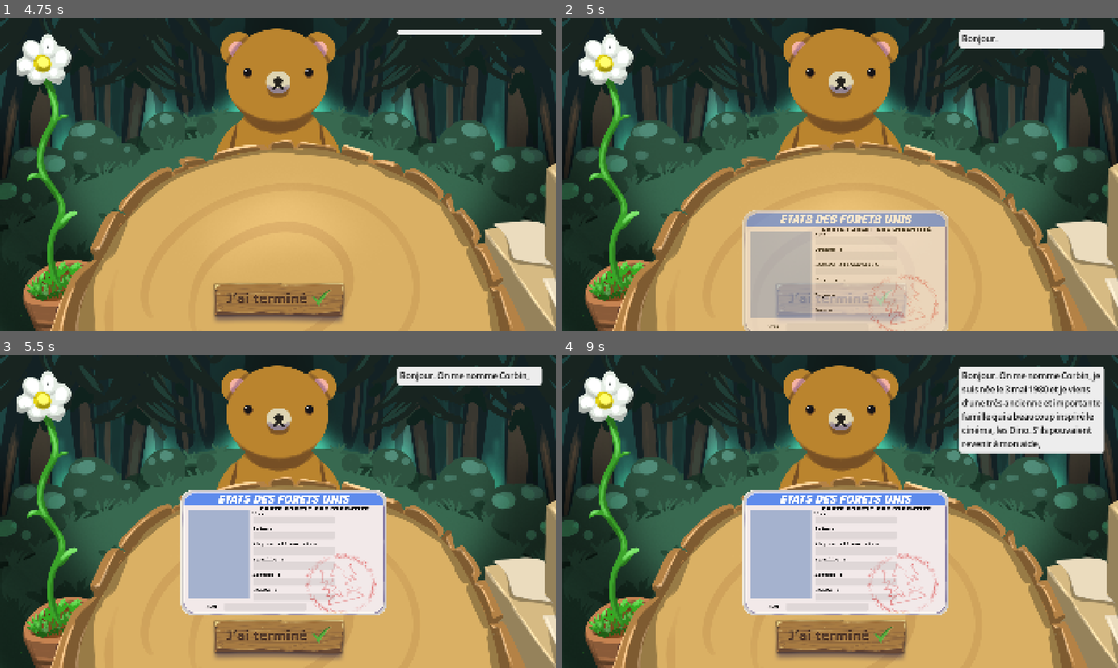
Above: before the commit, frames 1-4 (two rows, left to right).
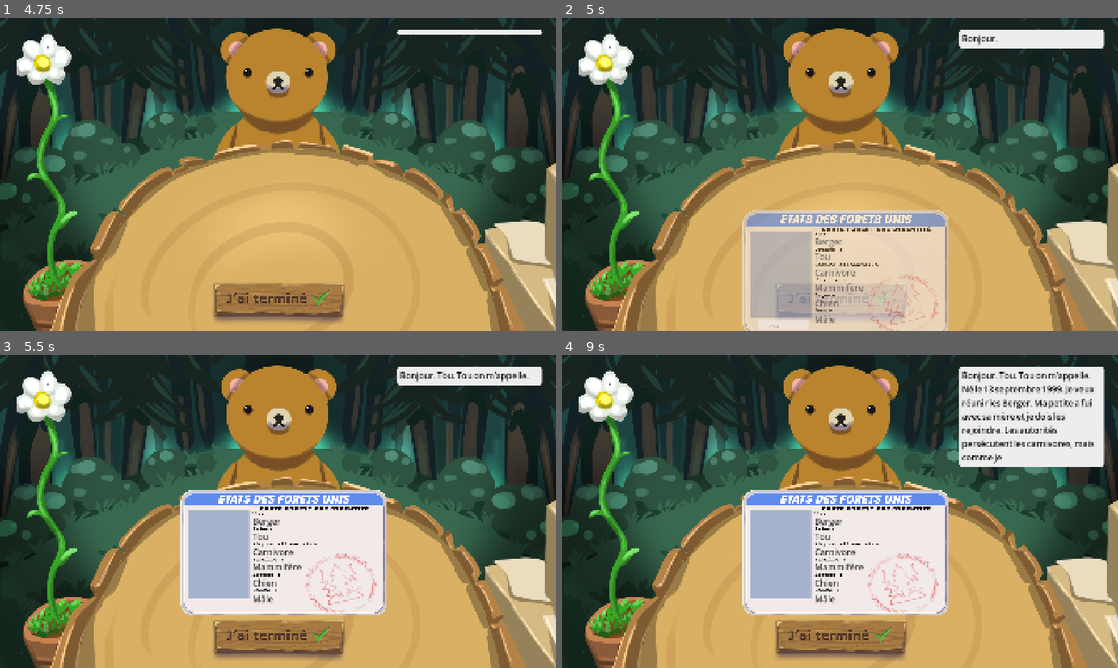
Above: after the commit, the same moments.

Repository: Acedyn/sgj-faux-cerf
Game: Godot game, scene res://contact/character_contact.tscn
Same seed, same stepped clock (60 frames per second), same inputs: the game is played once before the commit and once after it.
Inputs (mouse positions are in pixels of both pictures, inside the frame that each line leads up to):
- Up to frame 1 (4.75 s): click (278, 302) at 0.5 s; click (278, 302) at 1.25 s; click (278, 302) at 2 s; click (467, 302) at 2.75 s; tap Enter at 3.5 s; move the mouse to (400, 158) at 3.52 s; click (400, 158) at 3.67 s; drag from (166, 190) to (250, 237) at 4.27 s
- Up to frame 2 (5 s): no input
- Up to frame 3 (5.5 s): click "Bonjour." at 5 s
- Up to frame 4 (9 s): click (1006, 376) at 5.75 s, where only the run before the commit has a clickable "On"; click (1006, 376) at 6.5 s, where only the run after the commit has a clickable "Tou."; click (1017, 376) at 7.25 s, where only the run before the commit has a clickable "me"; click (973, 417) at 8 s, where only the run before the commit has a clickable "famille"; click (1029, 376) at 8.75 s, where only the run after the commit has a clickable "Tou"

Frame 1 is identical in both runs. In frame 2, 0.6% of the frame differs, in the area x 35-55%, y 70-100%; in frame 3, 0.6%; in frame 4, 3.5%, in the area x 37-98%, y 5-81%.

Commit message:
feat: transition to the new csv format

Diff:
--- a/contact/character_contact.tscn
+++ b/contact/character_contact.tscn
@@ -4,7 +4,7 @@
 [ext_resource type="Texture2D" uid="uid://bh0b3cqbv2gv1" path="res://contact/perso.png" id="1_lor1l"]
 [ext_resource type="Texture2D" uid="uid://bm0ba60efbyh7" path="res://contact/decor.png" id="1_q75l0"]
 [ext_resource type="PackedScene" uid="uid://c450qi8ssgmge" path="res://speech/character_speech.tscn" id="3_jj318"]
-[ext_resource type="PackedScene" uid="uid://d0j3ifdf50jax" path="res://levels/id_workbench.tscn" id="4_nw3mx"]
+[ext_resource type="PackedScene" uid="uid://d0j3ifdf50jax" path="res://levels/target_cni.tscn" id="4_nw3mx"]
 [ext_resource type="Theme" uid="uid://b1hrtwt8x08fy" path="res://speech/speech_theme.tres" id="5_nhl12"]
 [ext_resource type="Script" uid="uid://dg177okdt05xo" path="res://levels/level_manager.gd" id="7_nw3mx"]
 [ext_resource type="Texture2D" uid="uid://ckbuvei5dot36" path="res://levels/passed.png" id="8_we84g"]
@@ -247,6 +247,7 @@
 [sub_resource type="SystemFont" id="SystemFont_x1xsh"]
 font_names = PackedStringArray("Verdana")
 font_weight = 900
+subpixel_positioning = 0
 
 [sub_resource type="StyleBoxFlat" id="StyleBoxFlat_6t8y8"]
 bg_color = Color(0.6, 0.6, 0.6, 0)
@@ -685,6 +686,31 @@
 offset_bottom = 80.0
 theme_override_styles/panel = SubResource("StyleBoxFlat_qcico")
 
+[node name="ScoreContainer" type="MarginContainer" parent="Control/LevelManager/ResultContainer"]
+layout_mode = 1
+anchors_preset = 7
+anchor_left = 0.5
+anchor_top = 1.0
+anchor_right = 0.5
+anchor_bottom = 1.0
+offset_left = -961.5
+offset_top = -152.0
+offset_right = 961.5
+grow_horizontal = 2
+grow_vertical = 0
+size_flags_vertical = 8
+theme_override_constants/margin_top = 50
+theme_override_constants/margin_bottom = 50
+
+[node name="Label" type="Label" parent="Control/LevelManager/ResultContainer/ScoreContainer"]
+layout_mode = 2
+size_flags_vertical = 0
+theme_override_colors/font_color = Color(0, 1, 0.0705882, 1)
+theme_override_fonts/font = SubResource("SystemFont_x1xsh")
+theme_override_font_sizes/font_size = 42
+text = "Analyse en cours:"
+horizontal_alignment = 1
+
 [node name="ContinueButton" type="TextureButton" parent="Control/LevelManager/ResultContainer"]
 layout_mode = 1
 anchors_preset = 7
@@ -819,7 +845,7 @@
 grow_vertical = 2
 mouse_filter = 2
 
-[node name="IDTexture" parent="Control/LevelManager/DocumentContainer" instance=ExtResource("4_nw3mx")]
+[node name="DocumentTarget" parent="Control/LevelManager/DocumentContainer" instance=ExtResource("4_nw3mx")]
 layout_mode = 0
 offset_left = 623.0
 offset_top = 493.0
--- a/contact/manchette_container.gd
+++ b/contact/manchette_container.gd
@@ -6,7 +6,6 @@
 @onready var manchette_texture: TextureRect = $MarginContainer/TextureRect
 @onready var continue_button: TextureButton = $ContinueButton
 var manchettes: Array[Dictionary] = []
-var manchette_index: int = 0
 
 func _ready() -> void:
 	visible = false
@@ -31,7 +30,6 @@
 	await animation_player.animation_finished
 	await continue_button.pressed
 	await hide_manchette()
-	manchette_index += 1
 
 func hide_manchette():
 	animation_player.play("manchette_out")
--- a/contact/result_container.gd
+++ b/contact/result_container.gd
@@ -1,11 +1,15 @@
+class_name ResultContainer
+
 extends ColorRect
 
 @onready var animation_player: AnimationPlayer = $ResultPlayer
+@onready var score_label: Label = $ScoreContainer/Label
 
 func _ready() -> void:
 	visible = false
 
 func show_score(score: float):
+	score_label.text = str(int(score*100)) + "%"
 	visible = true
 	if score > 0.5:
 		animation_player.play("result_in_passed")
--- a/levels/document_checker.gd
+++ /dev/null
@@ -1,18 +0,0 @@
-class_name DocumentChecker
-
-extends Control
-
-@onready var zone_container: Control = $Zones
-
-func check_zones(words: Array[SpeechWord]):
-	var output = {}
-	for zone in zone_container.get_children():
-		output[str(zone.name)] = ""
-		var match_overlap = Rect2()
-		for word in words:
-			var overlap = word.get_global_rect().intersection(zone.get_global_rect())
-			if overlap.get_area() > match_overlap.get_area():
-				match_overlap = overlap
-				output[zone.name] = word.text
-
-	return output
--- /dev/null
+++ b/levels/document_target.gd
@@ -0,0 +1,27 @@
+class_name DocumentChecker
+
+extends Control
+
+@onready var zone_container: Control = $Zones
+
+func check_zones(words: Array[SpeechWord]):
+	var output: Array[String] = []
+	for zone in zone_container.get_children():
+		output.append(zone.text)
+		var match_overlap = Rect2()
+		for word in words:
+			var overlap = word.get_global_rect().intersection(zone.get_global_rect())
+			if overlap.get_area() > match_overlap.get_area():
+				match_overlap = overlap
+				output[output.size()-1] = word.text
+
+	return output
+
+func initialize_values(initial_values: Array[String]):
+	var zone_children = zone_container.get_children()
+	if initial_values.size() != zone_children.size():
+		print("ERROR: MISSMATCH VALUE COUNT IN INITIAL VALUES" + str(initial_values))
+		return
+	for index in range(zone_children.size()):
+		var zone = zone_children[index]
+		zone.text = initial_values[index].capitalize()
--- a/levels/id_workbench.tscn
+++ /dev/null
@@ -1,89 +0,0 @@
-[gd_scene load_steps=4 format=3 uid="uid://d0j3ifdf50jax"]
-
-[ext_resource type="Script" uid="uid://drspdww5qvilj" path="res://levels/document_checker.gd" id="1_hyirq"]
-[ext_resource type="Texture2D" uid="uid://ekurwj45p73" path="res://levels/id.png" id="1_oafie"]
-
-[sub_resource type="StyleBoxFlat" id="StyleBoxFlat_hyirq"]
-bg_color = Color(0, 0, 0, 0.0784314)
-corner_radius_top_left = 5
-corner_radius_top_right = 5
-corner_radius_bottom_right = 5
-corner_radius_bottom_left = 5
-
-[node name="IDWorkbench" type="Control"]
-layout_mode = 3
-anchors_preset = 0
-offset_right = 717.0
-offset_bottom = 438.0
-script = ExtResource("1_hyirq")
-
-[node name="IDTexture" type="TextureRect" parent="."]
-layout_mode = 0
-offset_right = 713.0
-offset_bottom = 435.0
-texture = ExtResource("1_oafie")
-expand_mode = 1
-
-[node name="Zones" type="Control" parent="."]
-anchors_preset = 0
-offset_right = 40.0
-offset_bottom = 40.0
-
-[node name="nom" type="Panel" parent="Zones"]
-layout_mode = 0
-offset_left = 249.0
-offset_top = 92.0
-offset_right = 532.0
-offset_bottom = 119.0
-theme_override_styles/panel = SubResource("StyleBoxFlat_hyirq")
-
-[node name="prénom" type="Panel" parent="Zones"]
-layout_mode = 0
-offset_left = 249.0
-offset_top = 145.0
-offset_right = 532.0
-offset_bottom = 172.0
-theme_override_styles/panel = SubResource("StyleBoxFlat_hyirq")
-
-[node name="regime_alimentaire" type="Panel" parent="Zones"]
-layout_mode = 0
-offset_left = 249.0
-offset_top = 198.0
-offset_right = 532.0
-offset_bottom = 225.0
-theme_override_styles/panel = SubResource("StyleBoxFlat_hyirq")
-
-[node name="famille" type="Panel" parent="Zones"]
-layout_mode = 0
-offset_left = 249.0
-offset_top = 250.0
-offset_right = 532.0
-offset_bottom = 277.0
-theme_override_styles/panel = SubResource("StyleBoxFlat_hyirq")
-
-[node name="espèce" type="Panel" parent="Zones"]
-layout_mode = 0
-offset_left = 249.0
-offset_top = 305.0
-offset_right = 532.0
-offset_bottom = 332.0
-theme_override_styles/panel = SubResource("StyleBoxFlat_hyirq")
-
-[node name="genre" type="Panel" parent="Zones"]
-layout_mode = 0
-offset_left = 249.0
-offset_top = 357.0
-offset_right = 532.0
-offset_bottom = 384.0
-theme_override_styles/panel = SubResource("StyleBoxFlat_hyirq")
-
-[node name="num" type="Panel" parent="Zones"]
-layout_mode = 0
-offset_left = 150.0
-offset_top = 392.0
-offset_right = 433.0
-offset_bottom = 419.0
-theme_override_styles/panel = SubResource("StyleBoxFlat_hyirq")
-
-[connection signal="mouse_entered" from="." to="." method="_on_mouse_entered"]
-[connection signal="mouse_exited" from="." to="." method="_on_mouse_exited"]
--- a/levels/level_manager.gd
+++ b/levels/level_manager.gd
@@ -1,19 +1,20 @@
 class_name HoveredWord
 extends Control
 
-@onready var current_target: Control = $DocumentContainer/IDTexture
+@onready var current_target: DocumentChecker = $DocumentContainer/DocumentTarget
 @onready var character_speech: VBoxContainer = $CharacterSpeech
 @onready var words_container: Control = $WordsContainer
-@onready var result_container: Control = $ResultContainer
+@onready var result_container: ResultContainer = $ResultContainer
 @onready var manchette_container: ManchetteContainer = $ManchetteContainer
 @onready var animation_player: AnimationPlayer = $AnimationPlayer
 var levels: Array[Dictionary]
 var current_level: Dictionary
 var level_number = 0;
+var manchette_number = -1;
 
 func _ready() -> void:
 	GlobalSignals.word_drag_in.connect(_on_word_drag_in)
-	var levels_file = FileAccess.open("res://levels/levels.txt", FileAccess.READ)
+	var levels_file = FileAccess.open("res://levels/discours.txt", FileAccess.READ)
 	var entries = levels_file.get_csv_line()
 	while !levels_file.eof_reached():
 		var level = {}
@@ -30,7 +31,7 @@
 
 func _on_word_drag_in(node: SpeechWord):
 	var duplicated_word = node.duplicate()
-	duplicated_word.text = node.text.lstrip(",.!:?").rstrip(",.!:?")
+	duplicated_word.text = node.text.lstrip(",.!:?\n").rstrip(",.!:?\n")
 	duplicated_word.state = SpeechWord.WordState.SELECTED
 	duplicated_word.source = node
 	node.state = SpeechWord.WordState.HIDDEN
@@ -53,25 +54,34 @@
 	# Show a manchette every 3 levels
 	if level_number % 3 == 0:
 		await manchette_container.show_next_manchette()
+		manchette_number += 1
 
 	# Start the next level
 	animation_player.play("character_animation_in")
-	var level = levels[randi() % levels.size()]
+	# Filter out the speeches that are not available yet according to the
+	# current manchette
+	var filtered_level = levels.filter(func(x): return int(x["Manchette"]) <= manchette_number)
+	var level = filtered_level[randi() % filtered_level.size()]
 	current_level = level
 	level_number += 1
 	await animation_player.animation_finished
-	character_speech.speech_text = level["texte"]
+	character_speech.speech_text = level["Dialogue"]
+	current_target.initialize_values(current_level["Mots du document"].split(";"))
 	animation_player.play("doc_animation_in")
+	await animation_player.animation_finished
 
 
-func compute_score(result: Dictionary):
+func compute_score(result: Array[String]):
 	var score = 0
-	for key in result:
-		if key not in current_level:
-			print("KEY " + key + " MISSING")
-			score += 1
-			continue
-		if current_level[key] == result[key]:
+	var answer: Array[String] = []
+	answer.assign(current_level["Bons mots"].split(";"))
+	if answer.size() != result.size():
+		print("ERROR: MISSMATCH VALUE COUNT IN ANSWER: " + str(answer))
+		return score
+
+	for value_index in result.size():
+		print(result[value_index].to_lower() + " - " + str(Array(answer[value_index].split(",")).map(func(x: String): return x.to_lower())))
+		if result[value_index].to_lower() in Array(answer[value_index].split(",")).map(func(x: String): return x.to_lower()):
 			score += 1
 
 	return float(score) / result.size()
@@ -87,4 +97,4 @@
 
 func _on_continue_button_pressed() -> void:
 	await result_container.hide_score()
-	select_level()
+	await select_level()
--- /dev/null
+++ b/levels/target_cni.tscn
@@ -0,0 +1,80 @@
+[gd_scene load_steps=3 format=3 uid="uid://d0j3ifdf50jax"]
+
+[ext_resource type="Script" uid="uid://drspdww5qvilj" path="res://levels/document_target.gd" id="1_hyirq"]
+[ext_resource type="Texture2D" uid="uid://ekurwj45p73" path="res://levels/id.png" id="1_oafie"]
+
+[node name="IDWorkbench" type="Control"]
+layout_mode = 3
+anchors_preset = 0
+offset_right = 717.0
+offset_bottom = 438.0
+script = ExtResource("1_hyirq")
+
+[node name="IDTexture" type="TextureRect" parent="."]
+layout_mode = 0
+offset_right = 713.0
+offset_bottom = 435.0
+texture = ExtResource("1_oafie")
+expand_mode = 1
+
+[node name="ColorRect" type="ColorRect" parent="IDTexture"]
+layout_mode = 1
+anchors_preset = 2
+anchor_top = 1.0
+anchor_bottom = 1.0
+offset_left = 57.0
+offset_top = -54.0
+offset_right = 226.0
+offset_bottom = -20.0
+grow_vertical = 0
+color = Color(0.94902, 0.913725, 0.913725, 1)
+
+[node name="Zones" type="Control" parent="."]
+anchors_preset = 0
+offset_right = 40.0
+offset_bottom = 40.0
+
+[node name="nom" type="Label" parent="Zones"]
+layout_mode = 0
+offset_left = 248.0
+offset_top = 89.0
+offset_right = 531.0
+offset_bottom = 116.0
+
+[node name="prénom" type="Label" parent="Zones"]
+layout_mode = 0
+offset_left = 248.0
+offset_top = 141.0
+offset_right = 531.0
+offset_bottom = 168.0
+
+[node name="regime_alimentaire" type="Label" parent="Zones"]
+layout_mode = 0
+offset_left = 248.0
+offset_top = 195.0
+offset_right = 531.0
+offset_bottom = 222.0
+
+[node name="famille" type="Label" parent="Zones"]
+layout_mode = 0
+offset_left = 248.0
+offset_top = 247.0
+offset_right = 531.0
+offset_bottom = 274.0
+
+[node name="espèce" type="Label" parent="Zones"]
+layout_mode = 0
+offset_left = 248.0
+offset_top = 302.0
+offset_right = 531.0
+offset_bottom = 329.0
+
+[node name="genre" type="Label" parent="Zones"]
+layout_mode = 0
+offset_left = 248.0
+offset_top = 357.0
+offset_right = 531.0
+offset_bottom = 384.0
+
+[connection signal="mouse_entered" from="." to="." method="_on_mouse_entered"]
+[connection signal="mouse_exited" from="." to="." method="_on_mouse_exited"]
Not shown, added: levels/discours.txt
Renamed: levels/document_checker.gd.uid -> levels/document_target.gd.uid
Not shown, removed: levels/levels.txt
Not shown, removed: levels/levels.txt.import
